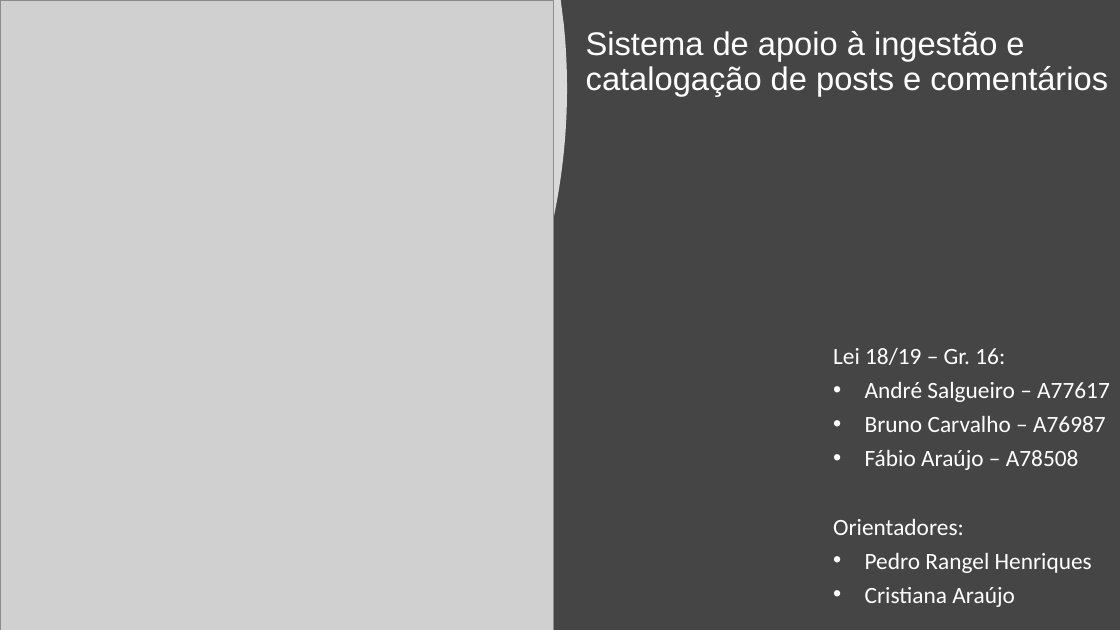
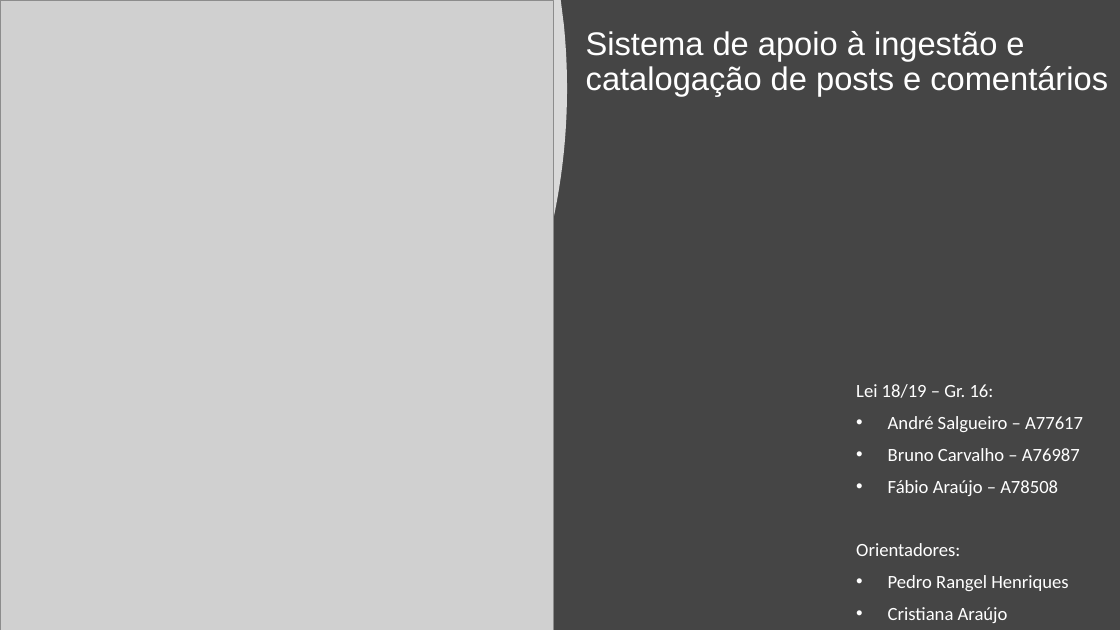
Before and after one commit to BrunoCarvalho017/LEI, a slide deck: slide 1 of Apresentacao/apr1.pptx. Drawn at 1120x630 pixels with LibreOffice and Linux fonts; fonts in the diff are those of the drawing; grey boxes stand for pictures. Boxes give left, top, right and bottom in pixels: in the first picture for what was removed or moved away, otherwise in the second. Text is boxed around its words. In the diff, an @@ line names an element or a change of style, - is before the commit and + after.

```diff
--- a/Apresentacao/apr1.pptx
+++ b/Apresentacao/apr1.pptx
@@ subtitle "Lei 18/19 – Gr. 16:": place and size @@
-subtitle "Lei 18/19 – Gr. 16:" at box(833, 348, 1110, 607)
+subtitle "Lei 18/19 – Gr. 16:" at box(856, 384, 1083, 623)
@@ subtitle "Lei 18/19 – Gr. 16:" at box(856, 384, 1083, 623): size 20 to 16 pt; line spacing 0.8 to 0.9 @@
```
Also in this commit, not shown: 1 other file.
